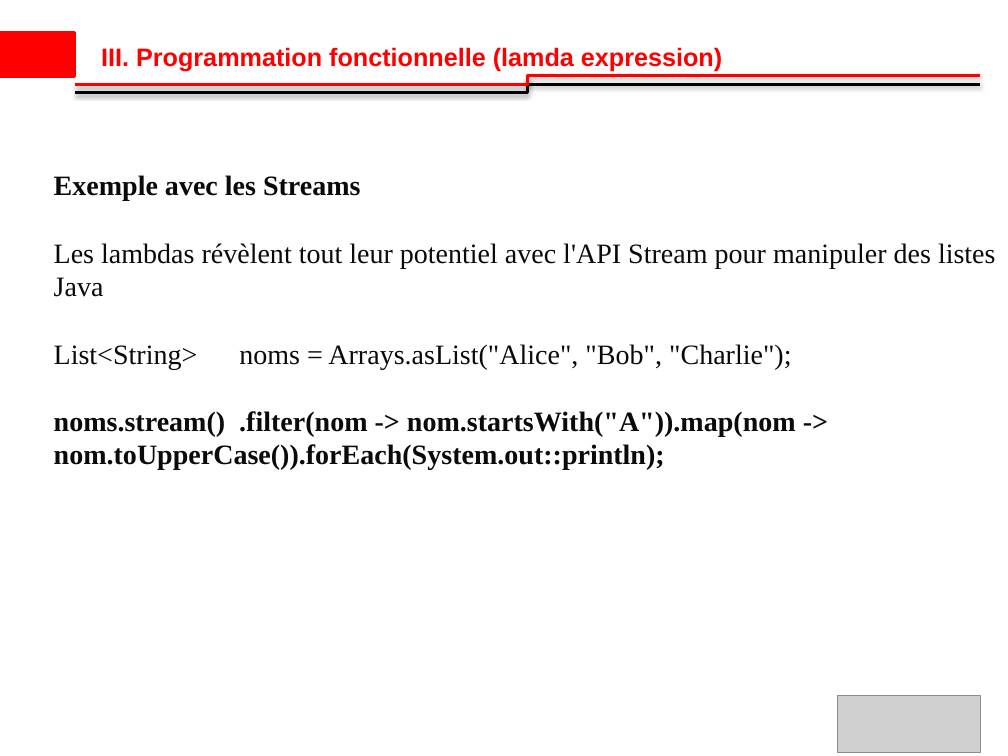
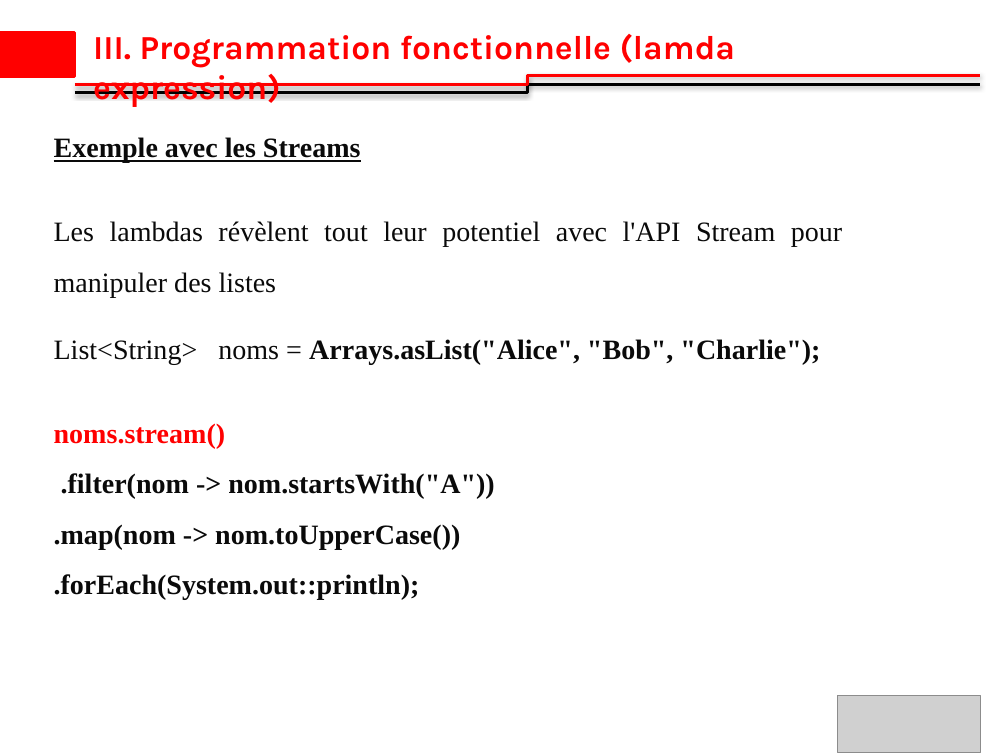
Before and after one commit to ibrahimsava/Osis-training-in-java, a slide deck: slide 8 of Osis_Presentation_Ibrahim_SAVADOGO_2 [Autosaved].pptx. Drawn at 1008x756 pixels with LibreOffice and Linux fonts; fonts in the diff are those of the drawing; grey boxes stand for pictures; background and template pictures are left out. Boxes give left, top, right and bottom in pixels: in the first picture for what was removed or moved away, otherwise in the second. Text is boxed around its words. In the diff, an @@ line names an element or a change of style, - is before the commit and + after.

Commit message:
modification de mo power pour instruit PF

```diff
--- a/Osis_Presentation_Ibrahim_SAVADOGO_2 [Autosaved].pptx
+++ b/Osis_Presentation_Ibrahim_SAVADOGO_2 [Autosaved].pptx
@@ text "III. Programmation fonctionnelle (lamda expression)": place and size @@
-text "III. Programmation fonctionnelle (lamda expression)" at <box>101,47,722,72</box>
+text "III. Programmation fonctionnelle (lamda expression)" at <box>93,34,735,107</box>
@@ text "III. Programmation fonctionnelle (lamda expression)" at <box>93,34,735,107</box>: size 18 to 24 pt, font Arial to Karla @@
@@ text "Exemple avec les Streams": place and size @@
-text "Exemple avec les Streams" at <box>54,175,996,470</box>
+text "Exemple avec les Streams" at <box>54,137,842,600</box>
@@ text at <box>54,137,842,364</box>: underline on in "Exemple avec les Streams"; bold on in "Arrays.asList("Alice", "Bob", "Charlie");"; alignment left to justified; line spacing 1 to 1.5 @@
@@ text at <box>54,277,104,297</box>: paragraph removed @@
-Java
@@ text at <box>54,423,495,600</box>: text changed @@
-noms.stream() .filter(nom -> nom.startsWith("A")).map(nom -> nom.toUpperCase()).forEach(System.out::println);
+noms.stream()
+.filter(nom -> nom.startsWith("A"))
+.map(nom -> nom.toUpperCase())
+.forEach(System.out::println);
```
Also in this commit, not shown: 7 other slides changed.
